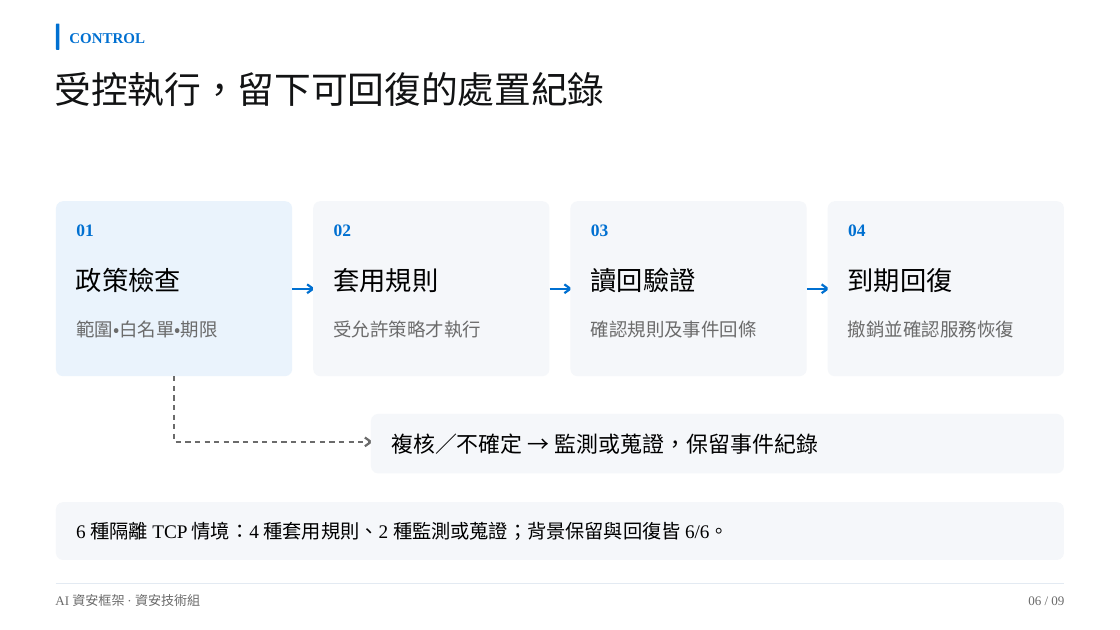
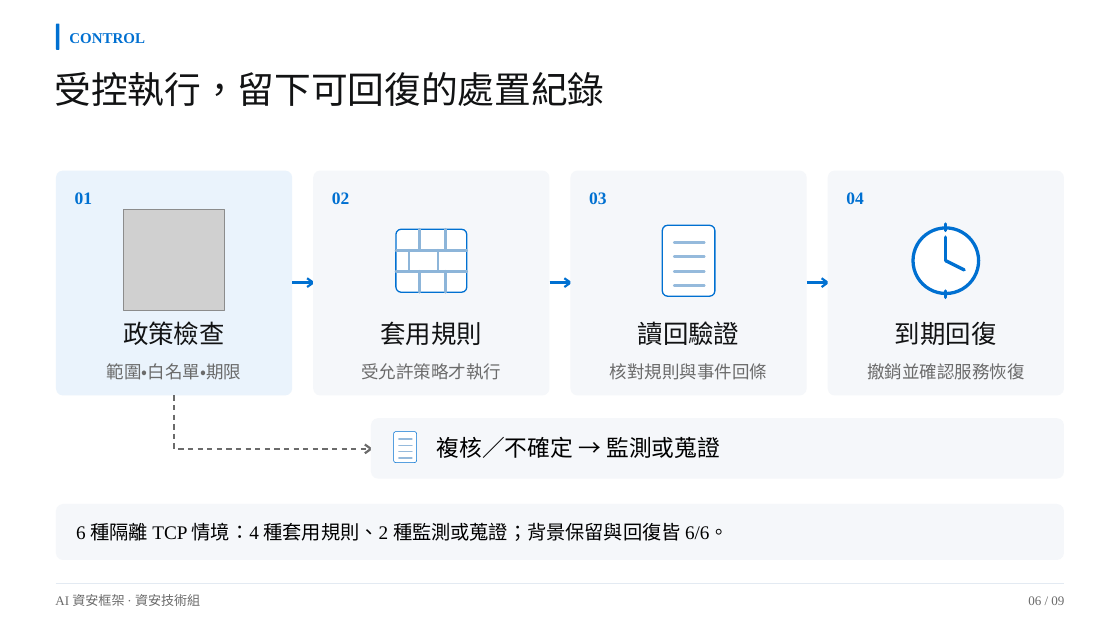
Before and after one commit to Lily09-project/innoserve-competition, a slide deck: slide 6 of deliverables/決賽簡報_AI資安框架.pptx. Drawn at 1120x630 pixels with LibreOffice and Linux fonts; fonts in the diff are those of the drawing; grey boxes stand for pictures. Boxes give left, top, right and bottom in pixels: in the first picture for what was removed or moved away, otherwise in the second. Text is boxed around its words. In the diff, an @@ line names an element or a change of style, - is before the commit and + after.

```diff
--- a/deliverables/決賽簡報_AI資安框架.pptx
+++ b/deliverables/決賽簡報_AI資安框架.pptx
@@ rounded rectangle: place and size @@
-rounded rectangle at [56,202,292,376]
+rounded rectangle at [56,171,292,396]
@@ rounded rectangle: place and size @@
-rounded rectangle at [313,202,549,376]
+rounded rectangle at [313,171,549,396]
@@ rounded rectangle: place and size @@
-rounded rectangle at [571,202,807,376]
+rounded rectangle at [571,171,807,396]
@@ proportions changed in 5 elements at [371,418,1065,479], [56,171,292,396], [313,171,549,396], [571,171,807,396], [828,171,1064,396] @@
@@ rounded rectangle: place and size @@
-rounded rectangle at [828,202,1064,376]
+rounded rectangle at [828,171,1064,396]
@@ 3 texts: place and size @@
-3 texts at [76,224,608,236]
+3 texts at [75,192,606,204]
@@ text "04": place and size @@
-text "04" at [848,224,865,236]
+text "04" at [846,192,863,204]
@@ 6 freeform shapes: place and size @@
-6 freeform shapes at [292,285,828,293]
+6 freeform shapes at [292,278,828,287]
@@ size 22.5 to 21.8 pt, text colour #000000 to #121314; alignment left to centre in 4 elements at [380,321,482,345], [638,321,740,345], [895,321,997,345], [123,321,225,345] @@
@@ 3 texts: place and size @@
-3 texts at [76,268,953,292]
+3 texts at [123,321,997,345]
@@ text "套用規則": place and size @@
-text "套用規則" at [333,268,438,292]
+text "套用規則" at [380,321,482,345]
@@ text "範圍・白名單・期限": place and size @@
-text "範圍・白名單・期限" at [76,320,218,338]
+text "範圍・白名單・期限" at [107,363,241,380]
@@ size 15.8 to 15 pt; alignment left to centre in 3 elements at [107,363,241,380], [867,363,1024,380], [361,363,501,380] @@
@@ text "受允許策略才執行": place and size @@
-text "受允許策略才執行" at [334,320,482,338]
+text "受允許策略才執行" at [361,363,501,380]
@@ text at [610,363,767,380]: text changed; size 15.8 to 15 pt @@
-確認規則及事件回條
+核對規則與事件回條
@@ text "撤銷並確認服務恢復": place and size @@
-text "撤銷並確認服務恢復" at [848,320,1014,338]
+text "撤銷並確認服務恢復" at [867,363,1024,380]
@@ freeform shape: place and size @@
-freeform shape at [174,376,371,442]
+freeform shape at [174,396,371,450]
@@ rounded rectangle: place and size @@
-rounded rectangle at [371,414,1065,474]
+rounded rectangle at [371,418,1065,479]
@@ freeform shape: place and size @@
-freeform shape at [365,438,371,446]
+freeform shape at [365,444,371,453]
@@ text at [437,437,720,458]: text changed; size 18.8 to 19.5 pt @@
-複核／不確定 → 監測或蒐證，保留事件紀錄
+複核／不確定 → 監測或蒐證
@@ group added at [124,209,979,463]: 20 freeform shapes, 3 rounded rectangles, 1 picture, 1 ellipse @@
```
Also in this commit, not shown: 8 other slides changed, 16 other files.
